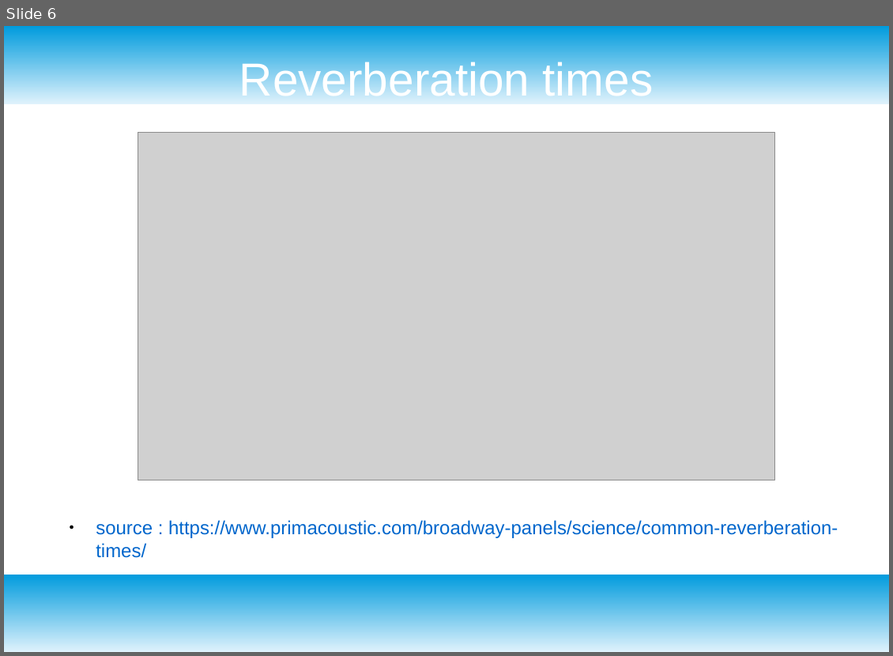
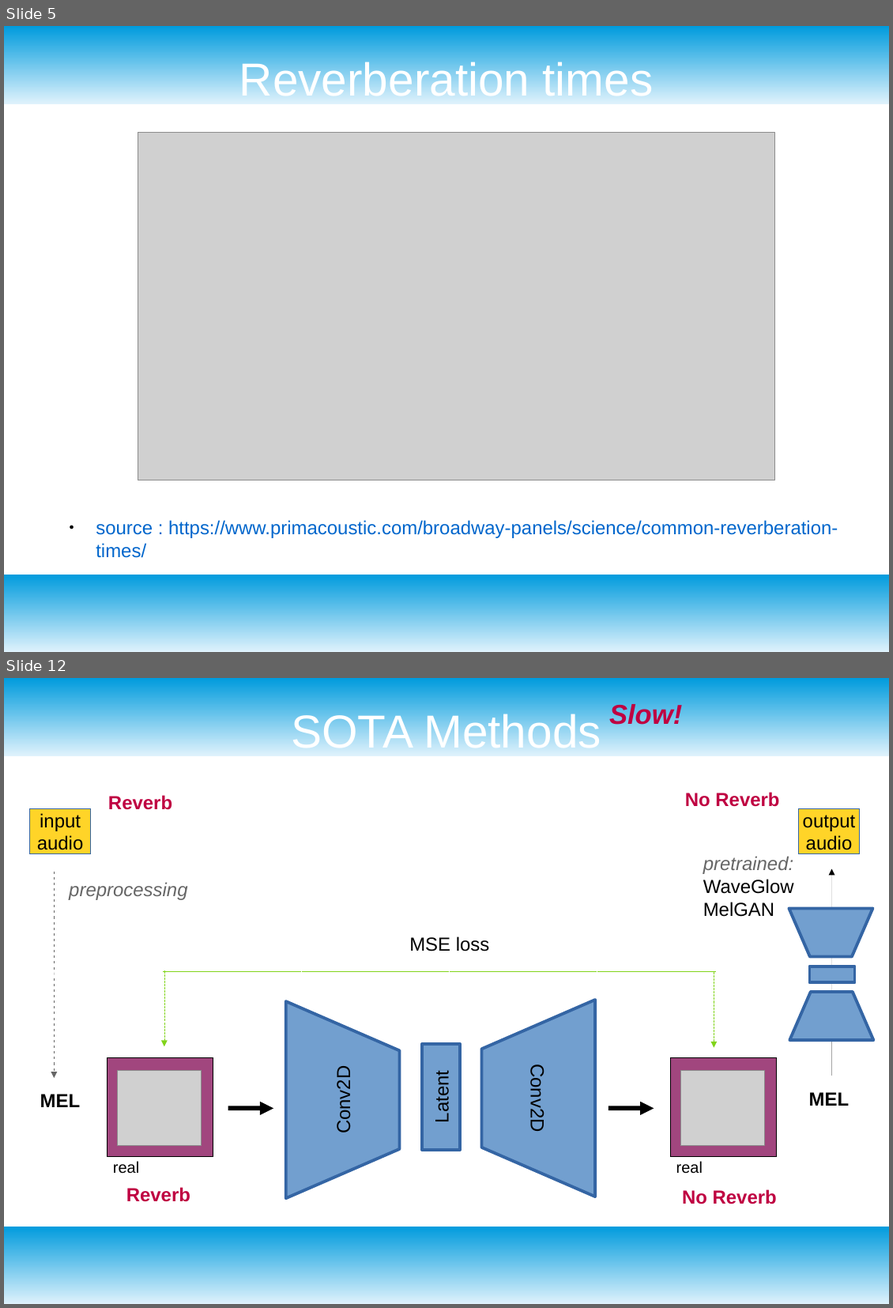
Before and after one commit to jakobatgithub/unreverb, a slide deck: project_presentation.odp. Shown one above the other, each under a label of ours: slide 6 before the commit, slides 5 and 12 after it; the slides between them are not shown. The pictures are 893x656 and 893x1308 pixels, drawn with LibreOffice and Linux fonts; fonts in the diff are those of the drawing; grey boxes stand for pictures. Boxes give left, top, right and bottom in pixels: in the first picture for what was removed or moved away, otherwise in the second. Text is boxed around its words. In the diff, an @@ line names an element or a change of style, - is before the commit and + after.

```diff
--- a/project_presentation.odp
+++ b/project_presentation.odp
@@ slide 12 added at (4, 678, 889, 1304), background #FFFFFF; not listed: 2 template elements that a slide beside it also shows @@
@@ title added at (292, 710, 600, 748), 44 pt, text #FFFFFF @@
+SOTA Methods
@@ text added at (609, 702, 682, 725), 26 pt, text #BF0041, bold, italic @@
+Slow!
@@ text added at (108, 795, 172, 810), 18 pt, text #BF0041, bold @@
+Reverb
@@ text added at (685, 792, 779, 807), 18 pt, text #BF0041, bold @@
+No Reverb
@@ text added at (703, 856, 794, 917), 18 pt, text #000000 @@
+pretrained:
+WaveGlow
+MelGAN
@@ text added at (69, 882, 187, 900), 18 pt, text #666666, italic @@
+preprocessing
@@ freeform shape added at (789, 908, 873, 957), fill #729FCF, outline #3465A4 2.89 pt @@
@@ group added at (30, 808, 860, 1173): 5 texts, 4 arrows, 2 rectangles, 1 line @@
+MEL
+MEL
+real
+output
+audio
+input
+audio
+MSE loss
+real
@@ rectangle added at (809, 966, 855, 982), fill #729FCF, outline #3465A4 2.89 pt @@
@@ freeform shape added at (286, 1001, 400, 1198), fill #729FCF, outline #3465A4 2.89 pt, 18 pt, text #000000 @@
+Conv2D
@@ freeform shape added at (482, 1000, 595, 1196), fill #729FCF, outline #3465A4 2.89 pt, 18 pt, text #000000 @@
+Conv2D
@@ freeform shape added at (789, 992, 874, 1040), fill #729FCF, outline #3465A4 2.89 pt @@
@@ rectangle added at (423, 1044, 461, 1150), fill #729FCF, outline #3465A4 2.89 pt, 18 pt, text #000000 @@
+Latent
@@ group added at (107, 1058, 776, 1157): 2 rectangles, 2 pictures @@
@@ arrow added from (228, 1108) to (273, 1108), #000000 4.31 pt @@
@@ arrow added from (609, 1108) to (654, 1108), #000000 4.31 pt @@
@@ text added at (126, 1187, 190, 1202), 18 pt, text #BF0041, bold @@
+Reverb
@@ text added at (682, 1189, 777, 1204), 18 pt, text #BF0041, bold @@
+No Reverb
@@ what was slide 6 is now slide 5 @@
```
Also in this commit, not shown: 3 slides changed, 7 other slides added, 1 slide removed, 2 other files.
